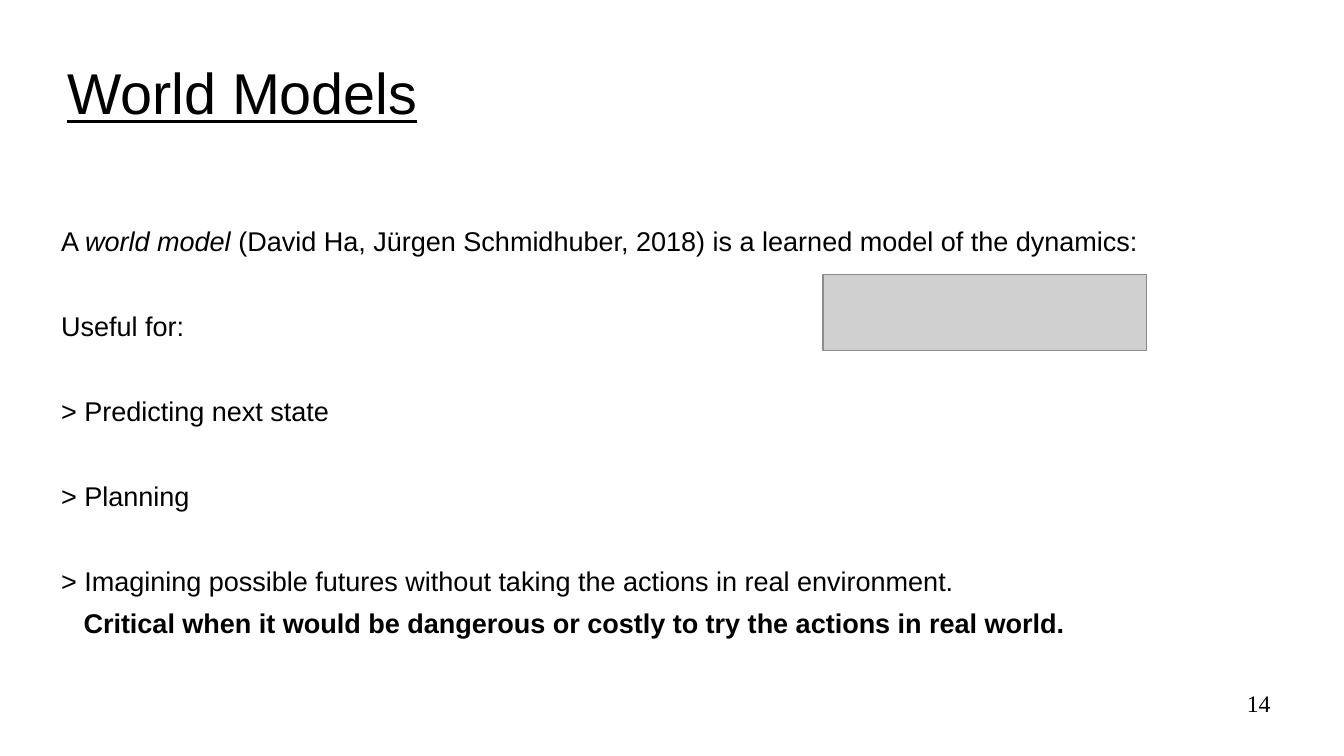
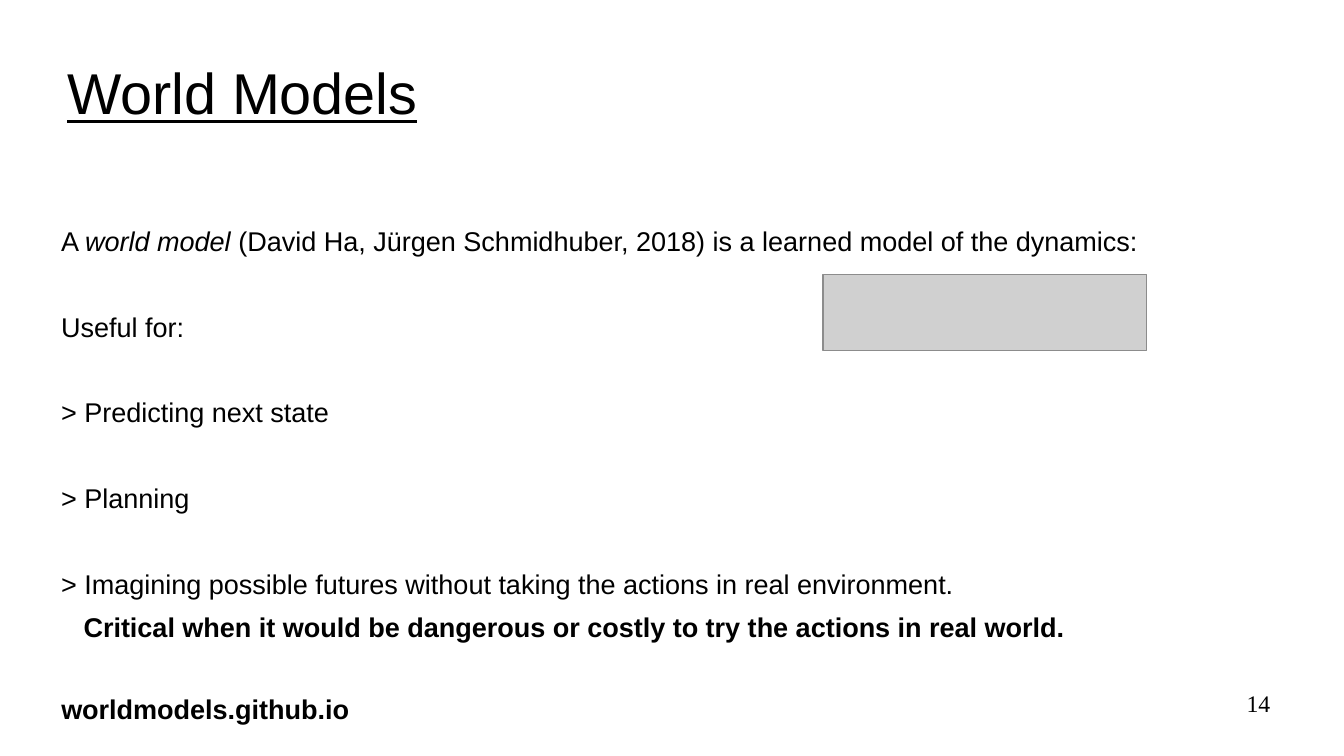
Before and after one commit to jackburke12/applied_reinforcement_learning, a slide deck: slide 14 of 10_model_based_rl/model_based_rl.ppt. Drawn at 1344x756 pixels with LibreOffice and Linux fonts; fonts in the diff are those of the drawing; grey boxes stand for pictures. Boxes give left, top, right and bottom in pixels: in the first picture for what was removed or moved away, otherwise in the second. Text is boxed around its words. In the diff, an @@ line names an element or a change of style, - is before the commit and + after.

Commit message:
added to model based rl slides

```diff
--- a/10_model_based_rl/model_based_rl.ppt
+++ b/10_model_based_rl/model_based_rl.ppt
@@ text "A world model (David Ha, ..." rewrapped from [61, 231, 1138, 638] to [61, 231, 1138, 642] @@
@@ text added at [61, 699, 349, 724], 16 pt, text #000000, bold @@
+worldmodels.github.io
```
Also in this commit, not shown: 4 other slides changed, 4 slides added, 1 other file.
